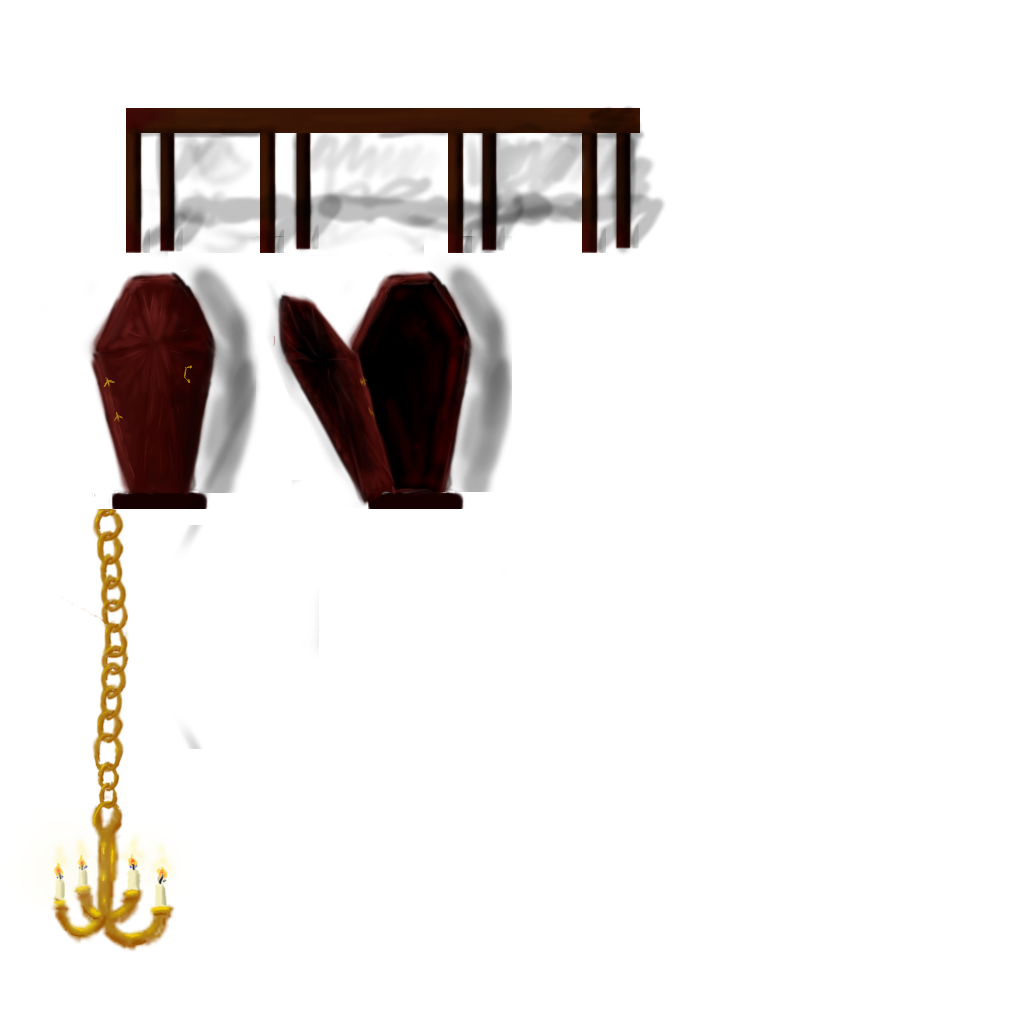
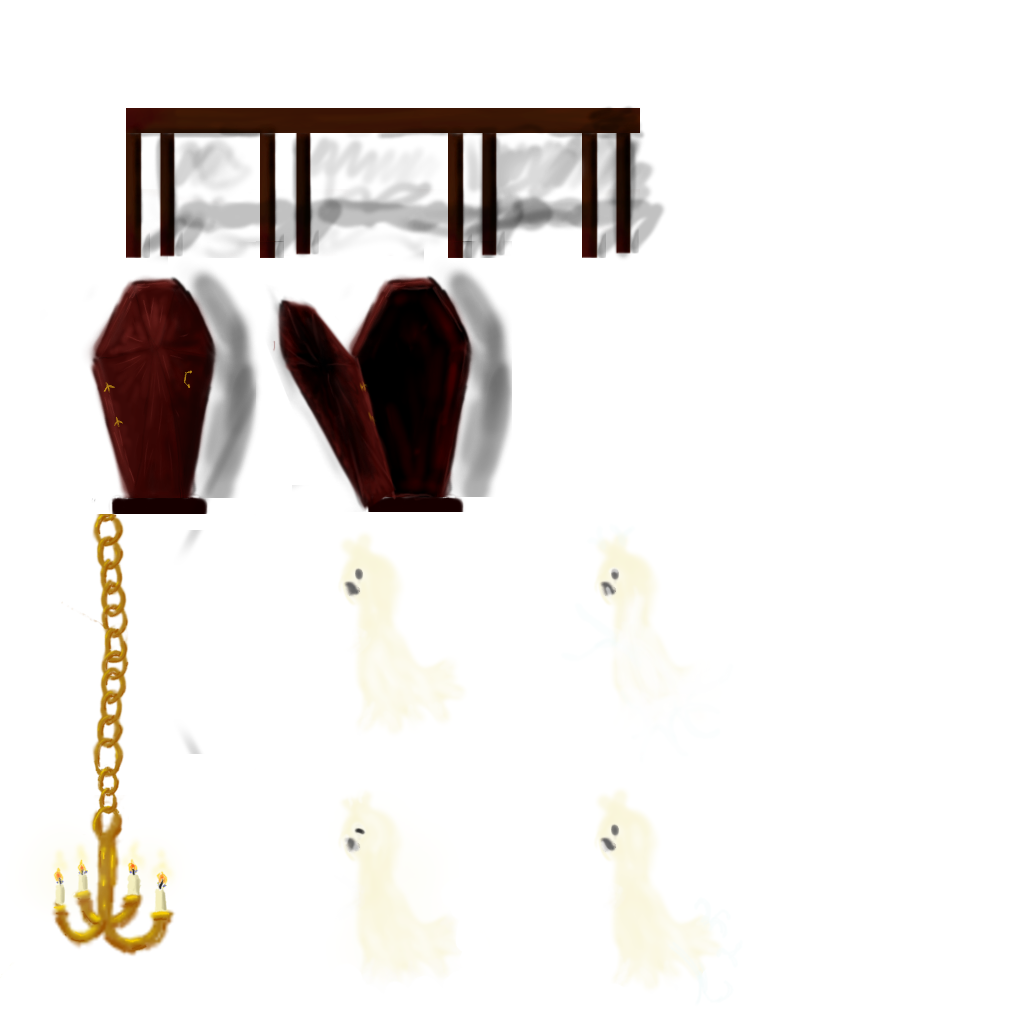
Layers edited between the first and the second 1024 × 1024 image:
painted on "New Layer#1" over [0, 124, 742, 1005]
